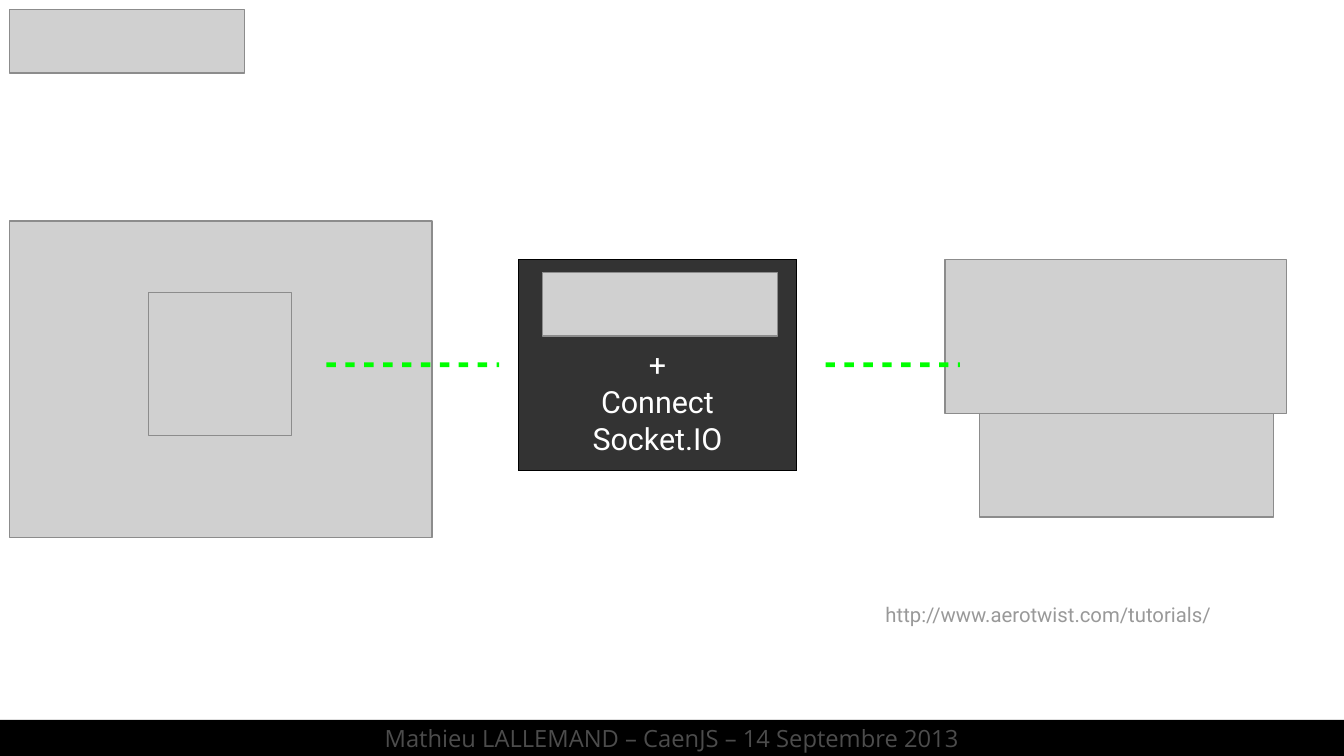
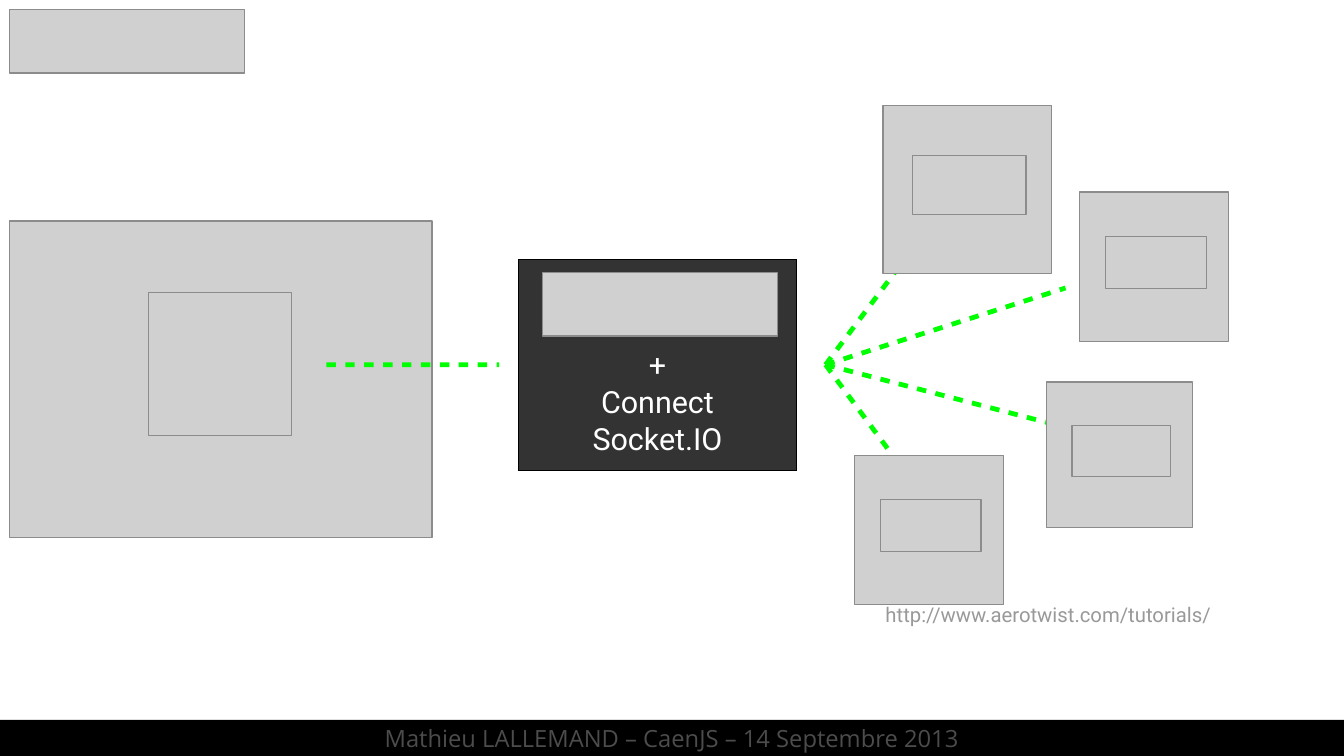
Before and after one commit to lalmat/CaenJS, a slide deck: slide 12 of Présentation/CaenJS - nodeJS.odp (slide 11 before the commit). Drawn at 1344x756 pixels with LibreOffice and Linux fonts; fonts in the diff are those of the drawing; grey boxes stand for pictures; background and template pictures are left out. Boxes give left, top, right and bottom in pixels: in the first picture for what was removed or moved away, otherwise in the second. Text is boxed around its words. In the diff, an @@ line names an element or a change of style, - is before the commit and + after.

```diff
--- a/Présentation/CaenJS - nodeJS.odp
+++ b/Présentation/CaenJS - nodeJS.odp
@@ picture added at box(883, 106, 1051, 274) @@
@@ picture added at box(913, 156, 1027, 215) @@
@@ picture: place and size @@
-picture at box(945, 260, 1287, 413)
+picture at box(1079, 191, 1228, 340)
@@ picture added at box(1106, 237, 1206, 289) @@
@@ line added from (826, 365) to (912, 250), #00FF00 2.83 pt @@
@@ line added from (826, 365) to (1066, 288), #00FF00 2.83 pt @@
@@ line moved from (826, 365) - (960, 365) to (826, 365) - (1046, 422) @@
@@ line added from (826, 365) to (893, 456), #00FF00 2.83 pt @@
@@ picture added at box(1046, 382, 1193, 528) @@
@@ picture: place and size @@
-picture at box(979, 365, 1274, 517)
+picture at box(1072, 426, 1171, 477)
@@ picture added at box(855, 456, 1004, 605) @@
@@ picture added at box(881, 500, 981, 552) @@
```
Also in this commit, not shown: 13 other slides changed, 2 slides removed.
